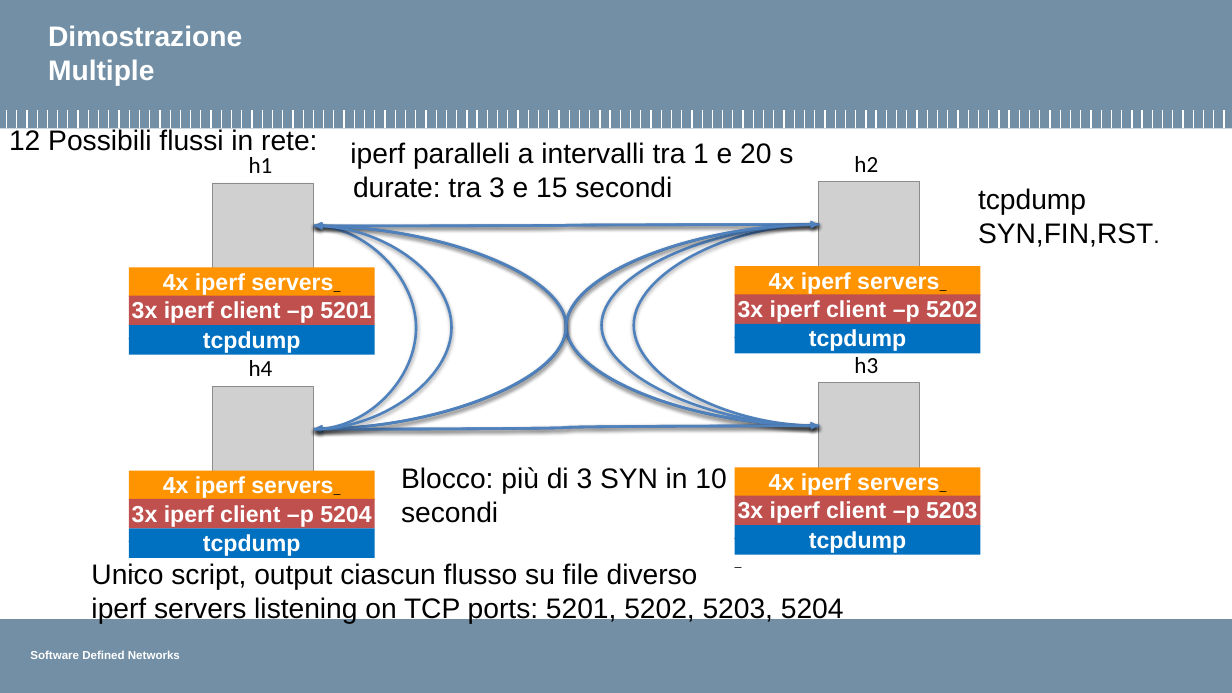
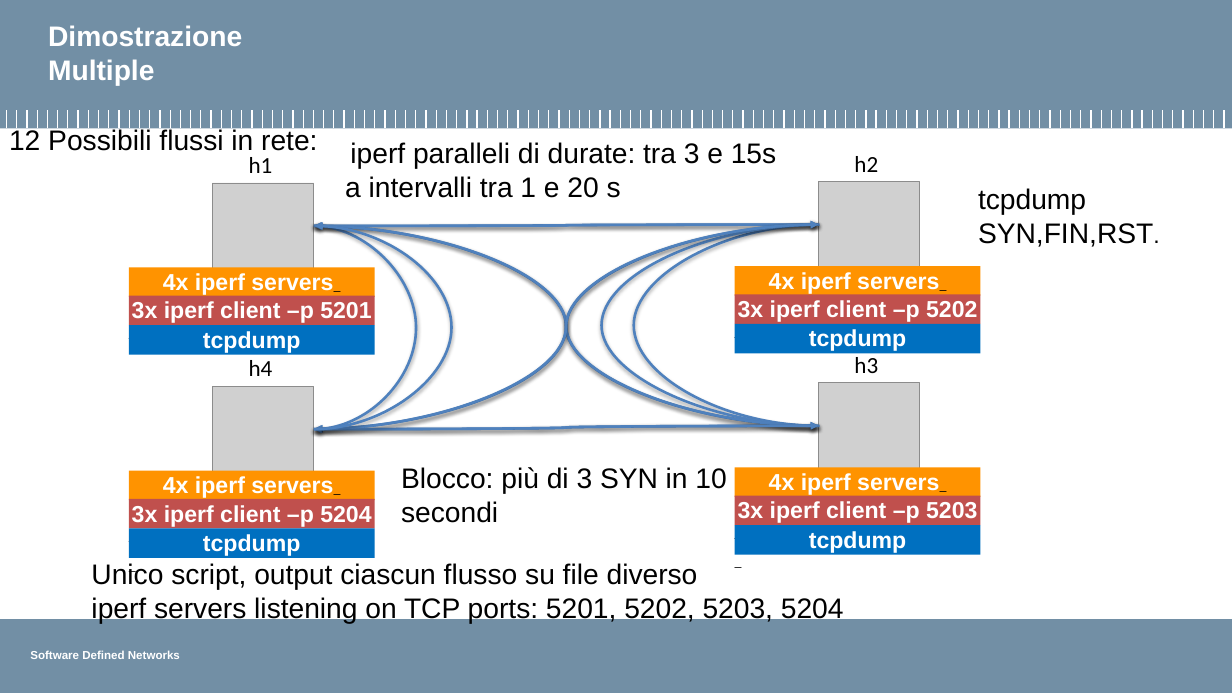
Before and after one commit to pierluigigrossi/progetto-SDN, a slide deck: slide 11 of intermedia8.pptx. Drawn at 1232x693 pixels with LibreOffice and Linux fonts; fonts in the diff are those of the drawing; grey boxes stand for pictures; background and template pictures are left out. Boxes give left, top, right and bottom in pixels: in the first picture for what was removed or moved away, otherwise in the second. Text is boxed around its words. In the diff, an @@ line names an element or a change of style, - is before the commit and + after.

```diff
--- a/intermedia8.pptx
+++ b/intermedia8.pptx
@@ text at [345, 142, 776, 198]: text changed @@
-iperf paralleli a intervalli tra 1 e 20 s
-durate: tra 3 e 15 secondi
+iperf paralleli di durate: tra 3 e 15s a intervalli tra 1 e 20 s
```
